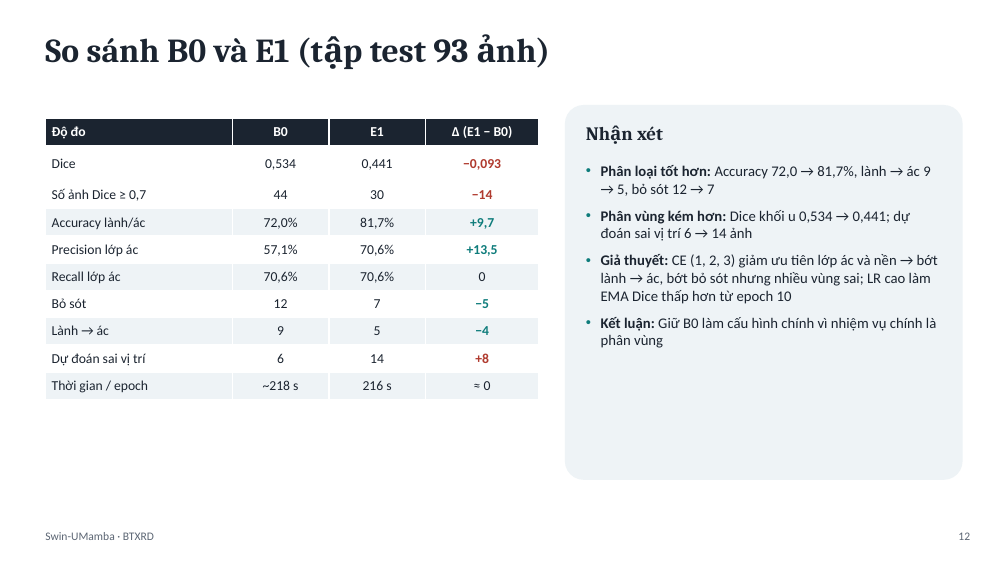
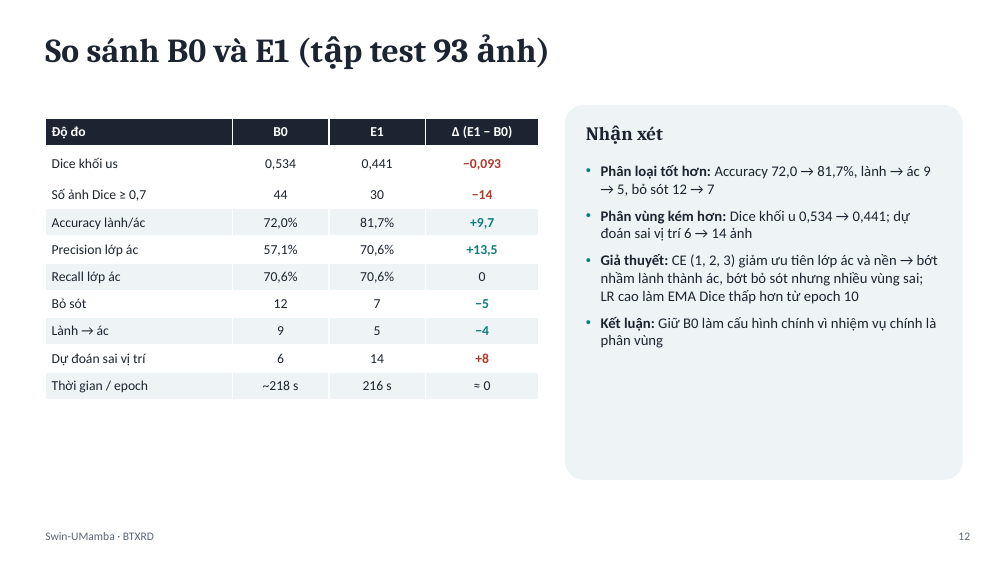
Before and after one commit to 67htb5vn/Swin-UMamba, a slide deck: slide 16 of slide_sua.pptx (slide 15 before the commit). Drawn at 1008x567 pixels with LibreOffice and Linux fonts; fonts in the diff are those of the drawing. Boxes give left, top, right and bottom in pixels: in the first picture for what was removed or moved away, otherwise in the second. Text is boxed around its words. In the diff, an @@ line names an element or a change of style, - is before the commit and + after.

```diff
--- a/slide_sua.pptx
+++ b/slide_sua.pptx
@@ table at (45, 118, 539, 399) @@
-row 2, column 1: Dice
+row 2, column 1: Dice khối us
@@ text at (601, 254, 938, 304): text changed @@
-• Giả thuyết: CE (1, 2, 3) giảm ưu tiên lớp ác và nền → bớt lành → ác, bớt bỏ sót nhưng nhiều vùng sai; LR cao làm EMA Dice thấp hơn từ epoch 10
+• Giả thuyết: CE (1, 2, 3) giảm ưu tiên lớp ác và nền → bớt nhầm lành thành ác, bớt bỏ sót nhưng nhiều vùng sai; LR cao làm EMA Dice thấp hơn từ epoch 10
```
Also in this commit, not shown: 5 other slides changed, 1 slide added, 2 other files.
